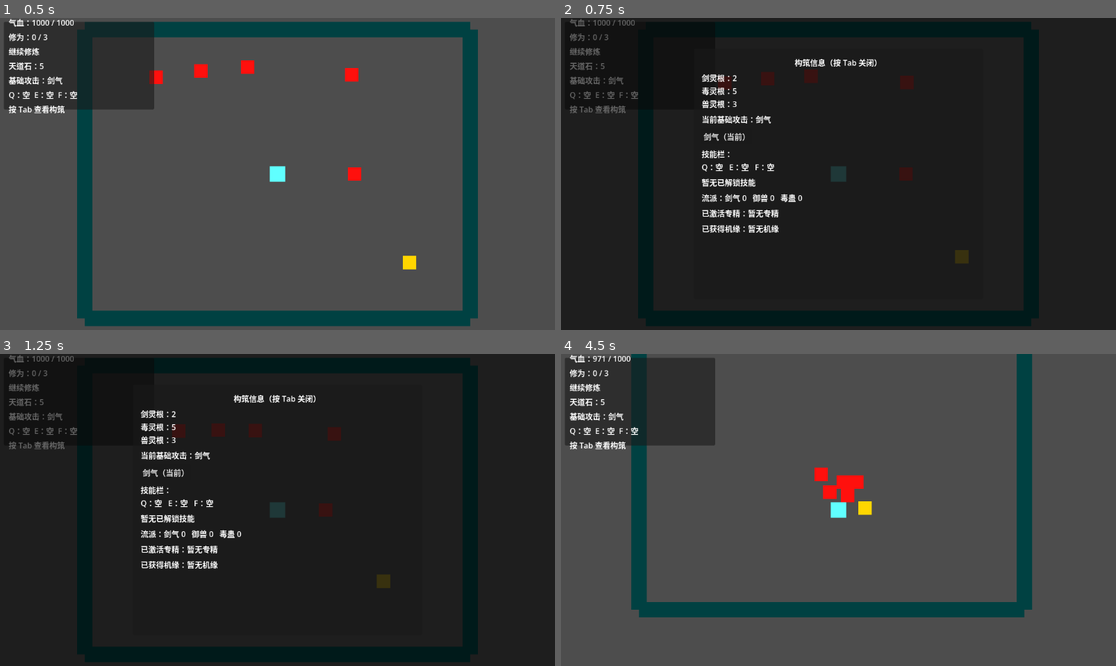
Above: before the commit, frames 1-4 (two rows, left to right).
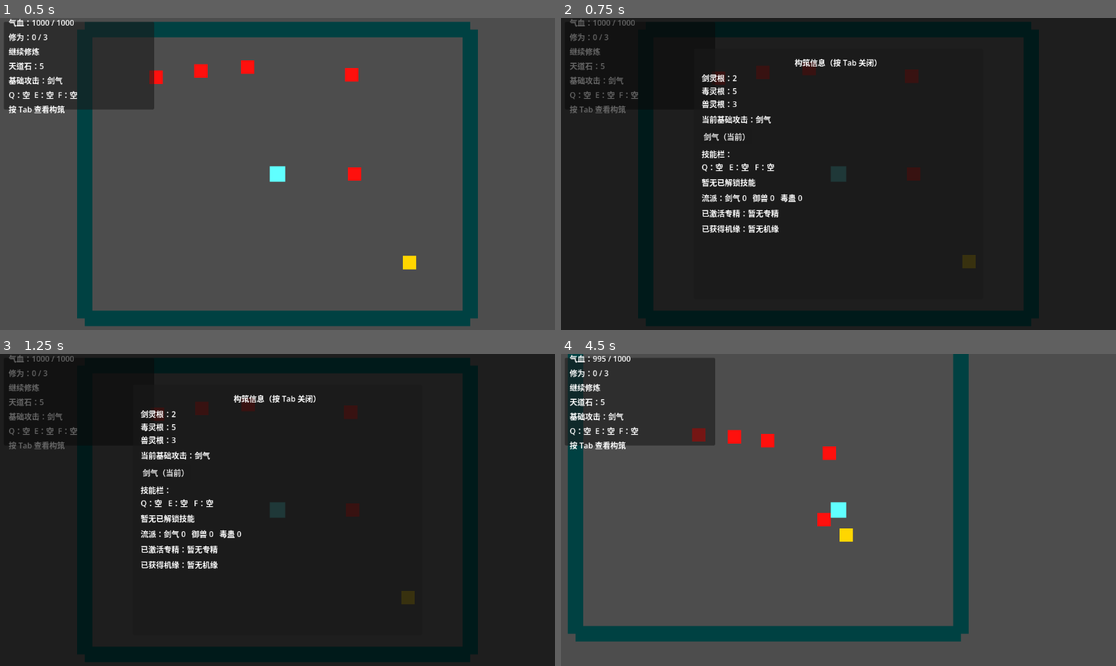
Above: after the commit, the same moments.

Repository: Litrudy/combine-dao
Game: Godot game, scene res://scenes/player/realm_test_map.tscn
Two runs of this game, one before a commit and one after it. Both use one fixed random seed, a clock stepped at 60 frames per second and the inputs below.
Inputs (mouse positions are in pixels of both pictures, inside the frame that each line leads up to):
- Up to frame 1 (0.5 s): no input
- Up to frame 2 (0.75 s): tap Enter (ui_accept) at 0.5 s; move the mouse to (960, 158) at 0.52 s; hold D (move_right) from 0.53 s (still down); hold Tab (open_build_panel) from 0.53 s (still down)
- Up to frame 3 (1.25 s): keep holding D (move_right); keep holding Tab (open_build_panel); tap Enter (ui_accept) at 0.77, 0.8, 1.07 s
- Up to frame 4 (4.5 s): release D (move_right) at 1.25 s; release Tab (open_build_panel) at 1.25 s; click "剑气（当前）" at 1.25 s; move the mouse to (727, 525) at 2.02 s; hold S (move_down) 2.03-2.78 s; tap Enter (ui_accept) at 2.1, 2.27, 2.57, 3.05, 3.77, 4.07 s; tap Tab (open_build_panel) at 2.3, 3.8 s; move the mouse to (894, 441) at 2.77 s; press the mouse at (894, 441) at 2.78 s; hold D (move_right) 2.78-3.53 s; move the mouse to (810, 572) at 3.52 s; release the mouse at (810, 572) at 3.53 s; hold W (move_up) 3.53-4.28 s; tap R (breakthrough) at 3.6 s; move the mouse to (1005, 556) at 4.27 s; hold A (move_left) from 4.28 s (still down); hold Tab (open_build_panel) from 4.28 s (still down)

Frame 1 is identical in both runs. In frame 2, 0.7% of the frame differs, in the area x 27-75%, y 14-81%; in frame 3, 1.1%; in frame 4, 17%, in the area x 1-85%, y 0-93%.

Commit message:
feat: 优化暂停逻辑与机缘选择界面

Diff:
--- a/project.godot
+++ b/project.godot
@@ -47,11 +47,6 @@
 "events": [Object(InputEventKey,"resource_local_to_scene":false,"resource_name":"","device":-1,"window_id":0,"alt_press …(192 unchanged characters)…
 ]
 }
-summon_wolf={
-"deadzone": 0.5,
-"events": [Object(InputEventKey,"resource_local_to_scene":false,"resource_name":"","device":-1,"window_id":0,"alt_pressed":false,"shift_pressed":false,"ctrl_pressed":false,"meta_pressed":false,"pressed":false,"keycode":0,"physical_keycode":69,"key_label":0,"unicode":101,"location":0,"echo":false,"script":null)
-]
-}
 skill_q={
 "deadzone": 0.5,
 "events": [Object(InputEventKey,"resource_local_to_scene":false,"resource_name":"","device":-1,"window_id":0,"alt_press …(192 unchanged characters)…
--- a/scenes/player/cultivator.gd
+++ b/scenes/player/cultivator.gd
@@ -120,8 +120,7 @@
 ## 御兽流：E 键召唤冷却（秒）与剩余冷却时间
 var wolf_summon_cooldown: float = 5.0
 var wolf_summon_timer: float = 0.0
-## 灵狼基础伤害 / 基础移速（用于重算加成）
-const WOLF_BASE_DAMAGE: int = 8
+## 灵狼基础移速（用于重算移速加成；灵狼伤害改由 get_wolf_damage() 灵根公式驱动）
 const WOLF_BASE_MOVE_SPEED: float = 140.0
 ## 御兽流：是否启用灵兽护主
 var beast_guard_enabled: bool = false
@@ -226,13 +225,11 @@
 
 
 func _unhandled_input(event: InputEvent) -> void:
-	# Tab：切换构筑页（机缘选择面板打开时不允许打开）
-	if event.is_action_pressed("open_build_panel"):
-		if not _choosing_boon:
-			_toggle_build_panel()
-		return
+	# 注：Tab 构筑页的开关由 BuildPanel 自身处理（其 process_mode 为 ALWAYS，
+	# 暂停时仍可响应 Tab 关闭）；此处不再处理 open_build_panel。
 
 	# 选择机缘 / 构筑页 / 通关页 打开期间禁止其他操作
+	# （暂停时本回调本就不会触发，此处为额外保险）
 	if _choosing_boon or _is_build_panel_open() or _is_run_cleared():
 		return
 
@@ -740,13 +737,6 @@
 	return panel != null and panel.visible
 
 
-## 切换构筑页显隐
-func _toggle_build_panel() -> void:
-	var panel: Node = get_tree().get_first_node_in_group("build_panel")
-	if panel != null and panel.has_method("toggle"):
-		panel.toggle()
-
-
 # ===== 御兽流 =====
 
 ## 手动召唤灵狼（E 键），受解锁 / 状态 / 上限 / 冷却限制
--- a/scenes/player/realm_test_map.gd
+++ b/scenes/player/realm_test_map.gd
@@ -42,6 +42,8 @@
 func _unhandled_input(event: InputEvent) -> void:
 	# 通关后按 Enter 重新开始本局
 	if run_completed and event.is_action_pressed("ui_accept"):
+		# 暂停状态会跨场景重载保留，重开前先恢复，避免新局一开始即暂停
+		get_tree().paused = false
 		get_tree().reload_current_scene()
 
 
@@ -96,5 +98,7 @@
 		return
 	run_completed = true
 	print("秘境试炼完成")
+	# 通关时确保游戏未处于暂停（防止此前面板暂停残留），以便 Enter 重开
+	get_tree().paused = false
 	# 显示通关提示
 	_clear_panel.visible = true
--- a/scenes/player/realm_test_map.tscn
+++ b/scenes/player/realm_test_map.tscn
@@ -111,7 +111,7 @@
 
 [node name="HUD" parent="." unique_id=978804438 instance=ExtResource("6_hud")]
 
-[node name="BuildPanel" parent="." instance=ExtResource("7_build")]
+[node name="BuildPanel" parent="." unique_id=1183840734 instance=ExtResource("7_build")]
 
 [node name="BoonChoicePanel" parent="." unique_id=1534450875 instance=ExtResource("3_boonui")]
 
--- a/scenes/ui/boon_choice_panel.gd
+++ b/scenes/ui/boon_choice_panel.gd
@@ -1,13 +1,16 @@
 extends CanvasLayer
 ## 机缘选择面板
-## M1 任务 6 —— 修为满时弹出，展示 3 个机缘供玩家选择。
-## 仅负责展示与发信号，不负责效果应用。
+## M1 任务 6 + M2-4B —— 修为满时弹出，展示 3 个机缘供玩家选择。
+## 负责展示、刷新、升品与发信号；打开时暂停游戏，选择后恢复。
 
 ## 玩家选择某机缘后发出（携带机缘数据）
 signal boon_selected(boon: Dictionary)
 
-## 标题
+## 标题与信息标签
 @onready var _title: Label = $Panel/VBoxContainer/TitleLabel
+@onready var _current_attack_label: Label = $Panel/VBoxContainer/CurrentAttackLabel
+@onready var _stone_label: Label = $Panel/VBoxContainer/HeavenlyStoneLabel
+@onready var _hint_label: Label = $Panel/VBoxContainer/HintLabel
 ## 三个机缘按钮
 @onready var _buttons: Array[Button] = [
 	$Panel/VBoxContainer/Button0,
@@ -30,12 +33,32 @@
 ## 本次界面的升品消耗（每次升品后 +6，开界面重置为 6）
 var _upgrade_cost: int = 6
 
+## 流派标签 -> 显示名
+const SCHOOL_NAMES: Dictionary = {
+	"sword": "剑气",
+	"beast": "御兽",
+	"poison": "毒蛊",
+}
+## 基础攻击类型 -> 显示名
+const ATTACK_NAMES: Dictionary = {
+	"sword_qi": "剑气",
+	"poison_dart": "毒镖",
+	"beast_whip": "驭兽鞭",
+}
+## 解锁 / 替换类机缘的 effect_type（不显示「基础值 → 最终值」）
+const UNLOCK_EFFECT_TYPES: Array[String] = [
+	"summon_wolf", "poison_mist", "poison_stack", "poison_explosion",
+	"sword_execute", "beast_guard", "extra_wolf", "replace_primary_attack",
+]
+
 
 func _ready() -> void:
+	# 暂停时仍可处理按钮（刷新 / 升品 / 选择机缘）
+	process_mode = Node.PROCESS_MODE_ALWAYS
 	# 默认隐藏
 	visible = false
 	# 设置标题文本
-	_title.text = "请选择突破方向"
+	_title.text = "请选择机缘"
 	# 加入分组，方便玩家脚本查找
 	add_to_group("boon_choice_panel")
 
@@ -49,7 +72,7 @@
 	_upgrade_button.pressed.connect(_on_upgrade_pressed)
 
 
-## 展示一组机缘并显示面板（每次打开重置刷新 / 升品消耗）
+## 展示一组机缘并显示面板（每次打开重置刷新 / 升品消耗并暂停游戏）
 func show_boons(boons: Array) -> void:
 	_current_boons = boons
 	_refresh_cost = 1
@@ -57,6 +80,8 @@
 	_acquire_player()
 	_render()
 	visible = true
+	# 选择机缘期间暂停游戏
+	get_tree().paused = true
 
 
 ## 查找玩家对象
@@ -64,8 +89,29 @@
 	_player = get_tree().get_first_node_in_group("player")
 
 
-## 重新渲染三个机缘按钮与刷新 / 升品按钮文字
+## 构筑页是否打开（关闭本面板时用于判断是否恢复游戏）
+func _is_build_panel_open() -> bool:
+	var panel: Node = get_tree().get_first_node_in_group("build_panel")
+	return panel != null and panel.visible
+
+
+## 重新渲染三个机缘按钮、信息标签与刷新 / 升品按钮文字
 func _render() -> void:
+	if not is_instance_valid(_player):
+		_acquire_player()
+
+	# 当前基础攻击类型
+	if is_instance_valid(_player):
+		var attack_id: String = _player.primary_attack_type
+		_current_attack_label.text = "当前基础攻击：%s" % ATTACK_NAMES.get(attack_id, attack_id)
+	else:
+		_current_attack_label.text = "当前基础攻击：未知"
+
+	# 当前天道石
+	var stones: int = _player.heavenly_stones if is_instance_valid(_player) else 0
+	_stone_label.text = "天道石：%d" % stones
+
+	# 三个机缘按钮
 	for i in _buttons.size():
 		var button: Button = _buttons[i]
 		if i < _current_boons.size():
@@ -73,8 +119,21 @@
 			button.visible = true
 		else:
 			button.visible = false
+
+	# 刷新按钮文字（含天道石不足提示）
 	_refresh_button.text = "刷新机缘（消耗 %d 天道石）" % _refresh_cost
-	_upgrade_button.text = "提升品阶（消耗 %d 天道石）" % _upgrade_cost
+	if stones < _refresh_cost:
+		_refresh_button.text += "  天道石不足"
+
+	# 升品按钮文字（已全部天品 / 天道石不足提示）
+	if _all_boons_max_grade():
+		_upgrade_button.text = "提升品阶（已达最高品阶）"
+	else:
+		_upgrade_button.text = "提升品阶（消耗 %d 天道石）" % _upgrade_cost
+		if stones < _upgrade_cost:
+			_upgrade_button.text += "  天道石不足"
+
+	_hint_label.text = "可用天道石刷新机缘或提升当前机缘品阶"
 
 
 ## 根据机缘数据设置单个按钮的文字与颜色
@@ -91,29 +150,62 @@
 	if star_text != "":
 		title_line += " " + star_text
 
-	# 效果行：基础值 → 最终值（仅当效果值为数字时显示）
+	# 流派行：剑气 / 御兽 / 毒蛊
+	var school_text: String = _school_text(boon.get("school_tags", []))
+	var school_line: String = "\n流派：%s" % school_text if school_text != "" else ""
+
+	# 效果行：基础值 → 最终值（仅数值类机缘显示，解锁类不显示）
 	var effect_line: String = ""
-	var base_value = boon.get("effect_value", null)
-	var final_value = boon.get("final_effect_value", null)
-	if final_value != null and (base_value is int or base_value is float):
-		effect_line = "\n效果：%s → %s" % [str(base_value), str(final_value)]
-
-	button.text = "%s\n%s%s" % [title_line, description, effect_line]
+	if not _is_unlock_boon(boon):
+		var base_value = boon.get("effect_value", null)
+		var final_value = boon.get("final_effect_value", null)
+		if final_value != null and (base_value is int or base_value is float):
+			effect_line = "\n效果：%s → %s" % [str(base_value), str(final_value)]
+
+	button.text = "%s%s%s\n描述：%s" % [title_line, school_line, effect_line, description]
 
 	# 按钮文字颜色使用品阶颜色（缺失时用白色）
 	var color_hex: String = boon.get("grade_color", "#FFFFFF")
-	button.add_theme_color_override("font_color", Color(color_hex))
-	button.add_theme_color_override("font_hover_color", Color(color_hex))
-	button.add_theme_color_override("font_pressed_color", Color(color_hex))
-
-
-## 按钮点击：发出选择信号并隐藏面板
+	var grade_color := Color(color_hex)
+	button.add_theme_color_override("font_color", grade_color)
+	button.add_theme_color_override("font_hover_color", grade_color)
+	button.add_theme_color_override("font_pressed_color", grade_color)
+	button.add_theme_color_override("font_focus_color", grade_color)
+
+
+## 是否为解锁 / 替换类机缘（不展示数值）
+func _is_unlock_boon(boon: Dictionary) -> bool:
+	return boon.get("effect_type", "") in UNLOCK_EFFECT_TYPES
+
+
+## 流派标签数组 -> 显示文本（用 / 连接）
+func _school_text(tags: Array) -> String:
+	var names: Array[String] = []
+	for tag in tags:
+		names.append(SCHOOL_NAMES.get(tag, str(tag)))
+	return " / ".join(names)
+
+
+## 当前三个机缘是否全部已达最高品阶（天品）
+func _all_boons_max_grade() -> bool:
+	if _current_boons.is_empty():
+		return false
+	for boon in _current_boons:
+		if boon.get("grade_id", "fan") != "tian":
+			return false
+	return true
+
+
+## 按钮点击：恢复游戏、发出选择信号并隐藏面板
 func _on_button_pressed(index: int) -> void:
 	if index >= _current_boons.size():
 		return
 	var boon: Dictionary = _current_boons[index]
 	# 先隐藏再发信号，避免重复点击
 	visible = false
+	# 完成选择后恢复游戏（除非构筑页仍打开）
+	if not _is_build_panel_open():
+		get_tree().paused = false
 	boon_selected.emit(boon)
 
 
@@ -138,13 +230,17 @@
 func _on_upgrade_pressed() -> void:
 	if not is_instance_valid(_player):
 		_acquire_player()
+	# 三个机缘均已天品：不报错、不消耗
+	if _all_boons_max_grade():
+		print("当前机缘已达最高品阶，不再消耗天道石")
+		return
 	# 天道石不足则不升品
 	if not is_instance_valid(_player) or _player.heavenly_stones < _upgrade_cost:
 		print("天道石不足，无法提升品阶")
 		return
 	_player.spend_heavenly_stones(_upgrade_cost)
 
-	# 对当前每个机缘提升一级品阶并重算数值
+	# 对当前每个机缘提升一级品阶并重算数值（已天品的保持天品不变）
 	for boon in _current_boons:
 		_boon_manager.upgrade_boon_grade(boon)
 	# 升品消耗递增
--- a/scenes/ui/boon_choice_panel.tscn
+++ b/scenes/ui/boon_choice_panel.tscn
@@ -3,6 +3,7 @@
 [ext_resource type="Script" path="res://scenes/ui/boon_choice_panel.gd" id="1_boonui"]
 
 [node name="BoonChoicePanel" type="CanvasLayer"]
+process_mode = 3
 layer = 10
 script = ExtResource("1_boonui")
 
@@ -20,10 +21,10 @@
 anchor_top = 0.5
 anchor_right = 0.5
 anchor_bottom = 0.5
-offset_left = -240.0
-offset_top = -220.0
-offset_right = 240.0
-offset_bottom = 220.0
+offset_left = -260.0
+offset_top = -270.0
+offset_right = 260.0
+offset_bottom = 270.0
 grow_horizontal = 2
 grow_vertical = 2
 
@@ -38,11 +39,21 @@
 offset_bottom = -20.0
 grow_horizontal = 2
 grow_vertical = 2
-theme_override_constants/separation = 12
+theme_override_constants/separation = 10
 
 [node name="TitleLabel" type="Label" parent="Panel/VBoxContainer"]
 layout_mode = 2
 text = "请选择机缘"
+horizontal_alignment = 1
+
+[node name="CurrentAttackLabel" type="Label" parent="Panel/VBoxContainer"]
+layout_mode = 2
+text = "当前基础攻击：剑气"
+horizontal_alignment = 1
+
+[node name="HeavenlyStoneLabel" type="Label" parent="Panel/VBoxContainer"]
+layout_mode = 2
+text = "天道石：0"
 horizontal_alignment = 1
 
 [node name="Button0" type="Button" parent="Panel/VBoxContainer"]
@@ -67,3 +78,8 @@
 [node name="UpgradeGradeButton" type="Button" parent="Panel/VBoxContainer"]
 layout_mode = 2
 text = "提升品阶（消耗 6 天道石）"
+
+[node name="HintLabel" type="Label" parent="Panel/VBoxContainer"]
+layout_mode = 2
+text = "可用天道石刷新机缘或提升当前机缘品阶"
+horizontal_alignment = 1
--- a/scenes/ui/build_panel.gd
+++ b/scenes/ui/build_panel.gd
@@ -17,11 +17,30 @@
 
 
 func _ready() -> void:
+	# 暂停时仍可处理输入与按钮（Tab 关闭、切换基础攻击、装备技能）
+	process_mode = Node.PROCESS_MODE_ALWAYS
 	# 默认隐藏并加入分组，供玩家脚本查找
 	visible = false
 	add_to_group("build_panel")
 	# 延迟一帧连接玩家
 	_connect_player.call_deferred()
+
+
+## 由本面板统一处理 Tab：暂停时玩家输入被冻结，仍能靠此处关闭构筑页
+func _unhandled_input(event: InputEvent) -> void:
+	if event.is_action_pressed("open_build_panel"):
+		if visible:
+			close()
+		elif not _is_boon_panel_open():
+			# 机缘三选一打开时不允许打开构筑页
+			open()
+		get_viewport().set_input_as_handled()
+
+
+## 机缘选择面板是否打开
+func _is_boon_panel_open() -> bool:
+	var panel: Node = get_tree().get_first_node_in_group("boon_choice_panel")
+	return panel != null and panel.visible
 
 
 ## 查找玩家并连接状态信号
@@ -38,7 +57,7 @@
 		_refresh()
 
 
-## 切换显隐（由玩家按 Tab 调用）
+## 切换显隐（保留为公开方法，Tab 由本面板 _unhandled_input 直接调用 open/close）
 func toggle() -> void:
 	if visible:
 		close()
@@ -46,17 +65,20 @@
 		open()
 
 
-## 打开并刷新
+## 打开并刷新，同时暂停游戏
 func open() -> void:
 	if _player == null:
 		_connect_player()
 	_refresh()
 	visible = true
+	get_tree().paused = true
 
 
-## 关闭
+## 关闭；若没有其它阻塞性 UI（机缘三选一）打开，则恢复游戏
 func close() -> void:
 	visible = false
+	if not _is_boon_panel_open():
+		get_tree().paused = false
 
 
 ## 根据玩家构筑数据刷新页面
--- a/scenes/ui/build_panel.tscn
+++ b/scenes/ui/build_panel.tscn
@@ -3,6 +3,7 @@
 [ext_resource type="Script" path="res://scenes/ui/build_panel.gd" id="1_build"]
 
 [node name="BuildPanel" type="CanvasLayer"]
+process_mode = 3
 layer = 8
 visible = false
 script = ExtResource("1_build")
Not shown: 1 places in scenes/player/realm_test_map.tscn that only renumber resources
